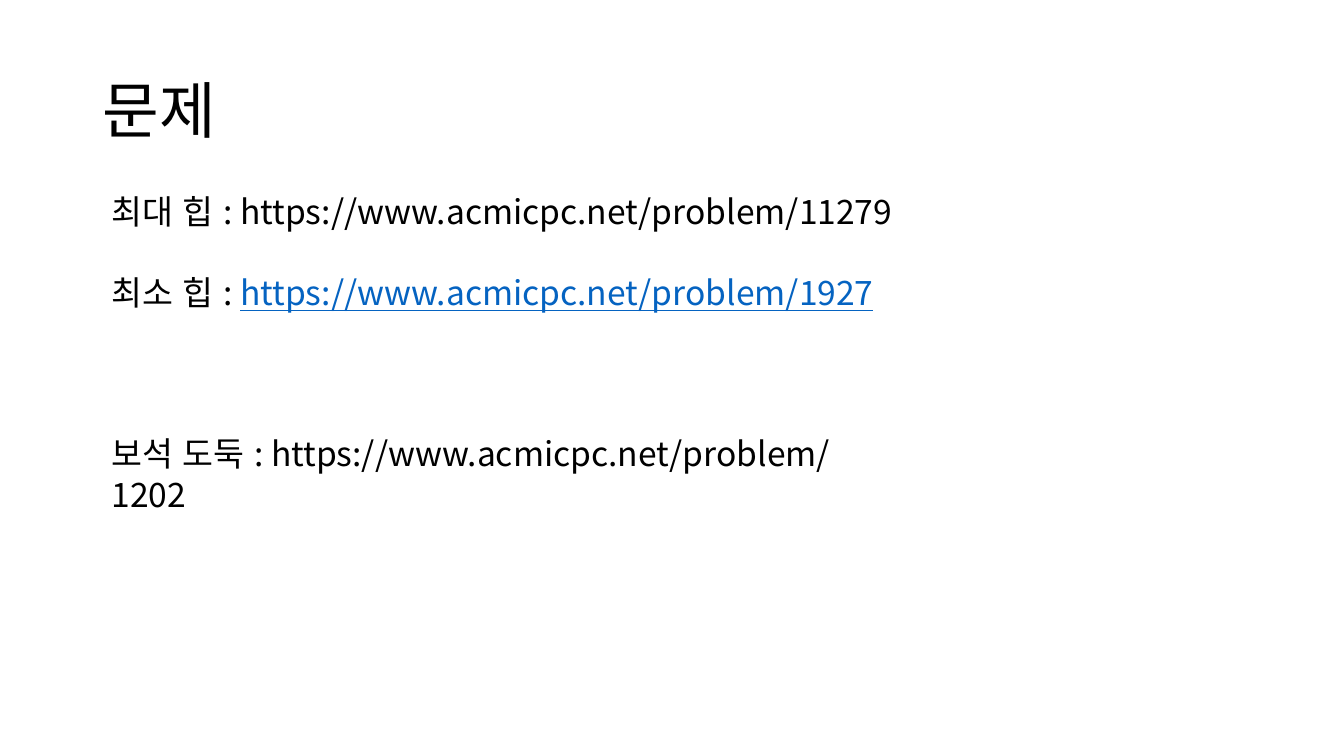
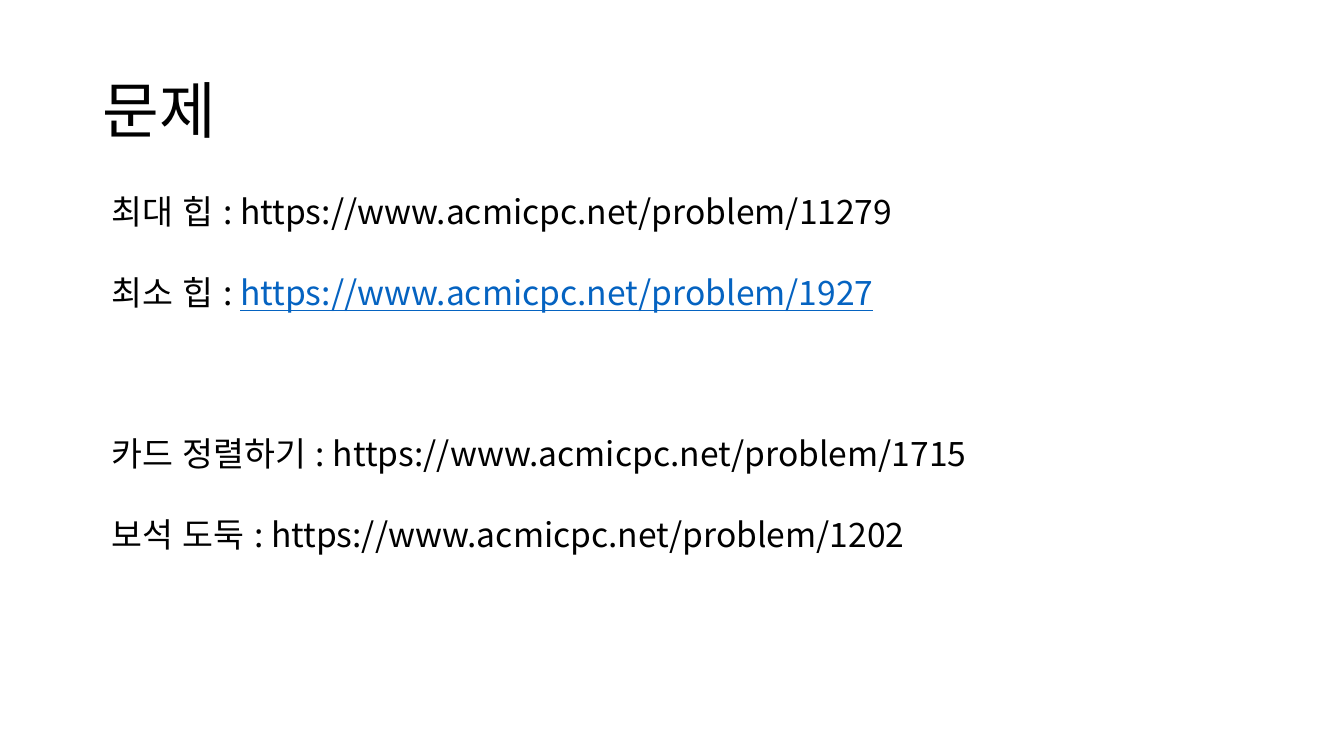
Before and after one commit to ALGOSOPT/algosopt, a slide deck: slide 16 of Chapter23/힙.pptx. Drawn at 1344x756 pixels with LibreOffice and Linux fonts; fonts in the diff are those of the drawing. Boxes give left, top, right and bottom in pixels: in the first picture for what was removed or moved away, otherwise in the second. Text is boxed around its words. In the diff, an @@ line names an element or a change of style, - is before the commit and + after.

```diff
--- a/Chapter23/힙.pptx
+++ b/Chapter23/힙.pptx
@@ text at box(112, 438, 966, 474): paragraph added @@
+카드 정렬하기 : https://www.acmicpc.net/problem/1715
```
Also in this commit, not shown: 7 other slides changed, 1 slide added.
